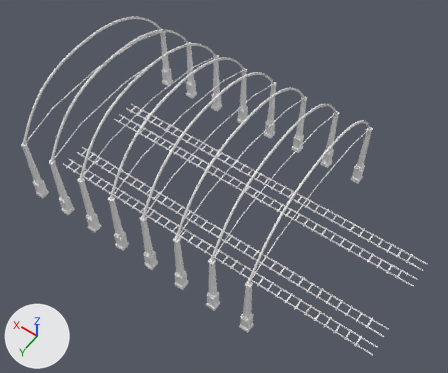
Two versions of the Blender file Rupert Mayer - Konzept 2/Assets/02_Models/01_BasicLebenslauf/02_Bahnhofsgottesdienst/Bahnhof.blend, one commit apart.
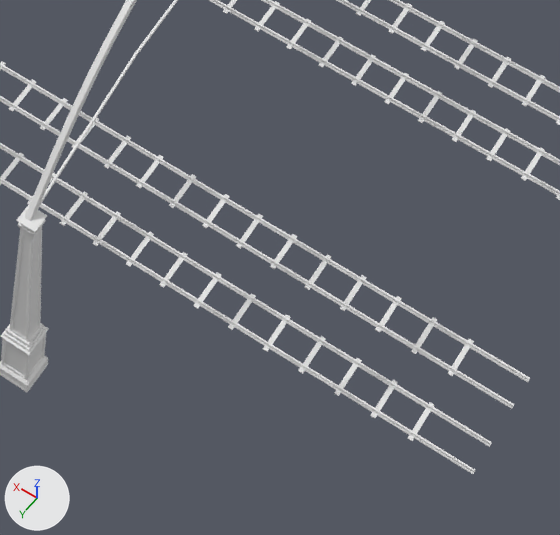
The first picture shows the older version from a 50 mm camera at (-83.0, 77.0, 87.3) aimed at (-47.4, 27.1, 8.9). The close-ups show both versions on the part from 54% to 89% of the width and 60% to 100% of the height of that picture; other places that the commit changed are outside them. The lights are fixed; the arrows at lower left show +X, +Y and +Z.

In view in the first close-up: 'BezierCurve.002', 'Cube.037', 'gleis.001', 'gleis.002', 'gleis.003', 'gleis.004', 'gleis.005', 'gleis.006', 'gleis.007', 'gleisBrett', 'gleisBrett.001', 'gleisBrett.002', 'gleisBrett.003'.
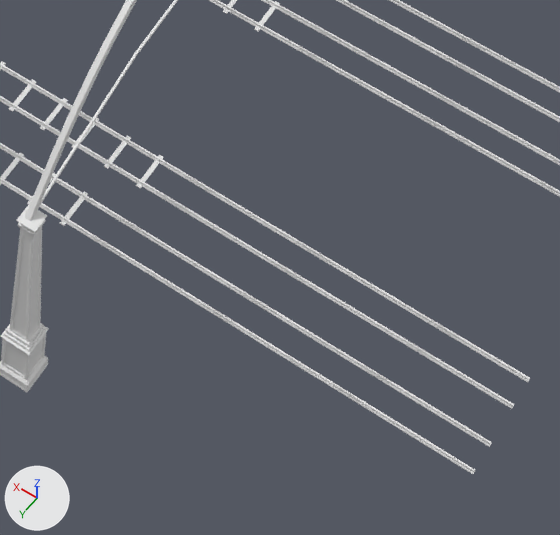
The change in detail:
Object 'gleisBrett.003' (ob_gleisbrett_003) has a ARRAY modifier named 'Array'.
On modifier 'Array' of object 'gleisBrett.003' (ob_gleisbrett_003), count goes from 35 to 25.
Object 'gleisBrett' (ob_gleisbrett) has a ARRAY modifier named 'Array'.
On modifier 'Array' of object 'gleisBrett' (ob_gleisbrett), count goes from 35 to 26.
Object 'gleisBrett.002' (ob_gleisbrett_002) has a ARRAY modifier named 'Array'.
On modifier 'Array' of object 'gleisBrett.002' (ob_gleisbrett_002), count goes from 35 to 26.
Object 'gleisBrett.001' (ob_gleisbrett_001) has a ARRAY modifier named 'Array'.
On modifier 'Array' of object 'gleisBrett.001' (ob_gleisbrett_001), count goes from 35 to 26.

Pixel boxes [x1, y1, x2, y2] of what changed, in the close-ups (560 x 535 px):
'gleisBrett', modifiers changed: before [0, 61, 474, 376]; after [0, 61, 164, 188]
'gleisBrett.003', modifiers changed: before [0, 153, 434, 441]; after [0, 153, 88, 226]
'gleisBrett.002', modifiers changed: before [223, 0, 560, 200]; after [223, 0, 280, 32]
'gleisBrett.001', modifiers changed (not visible afterwards): before [356, 0, 560, 125]
